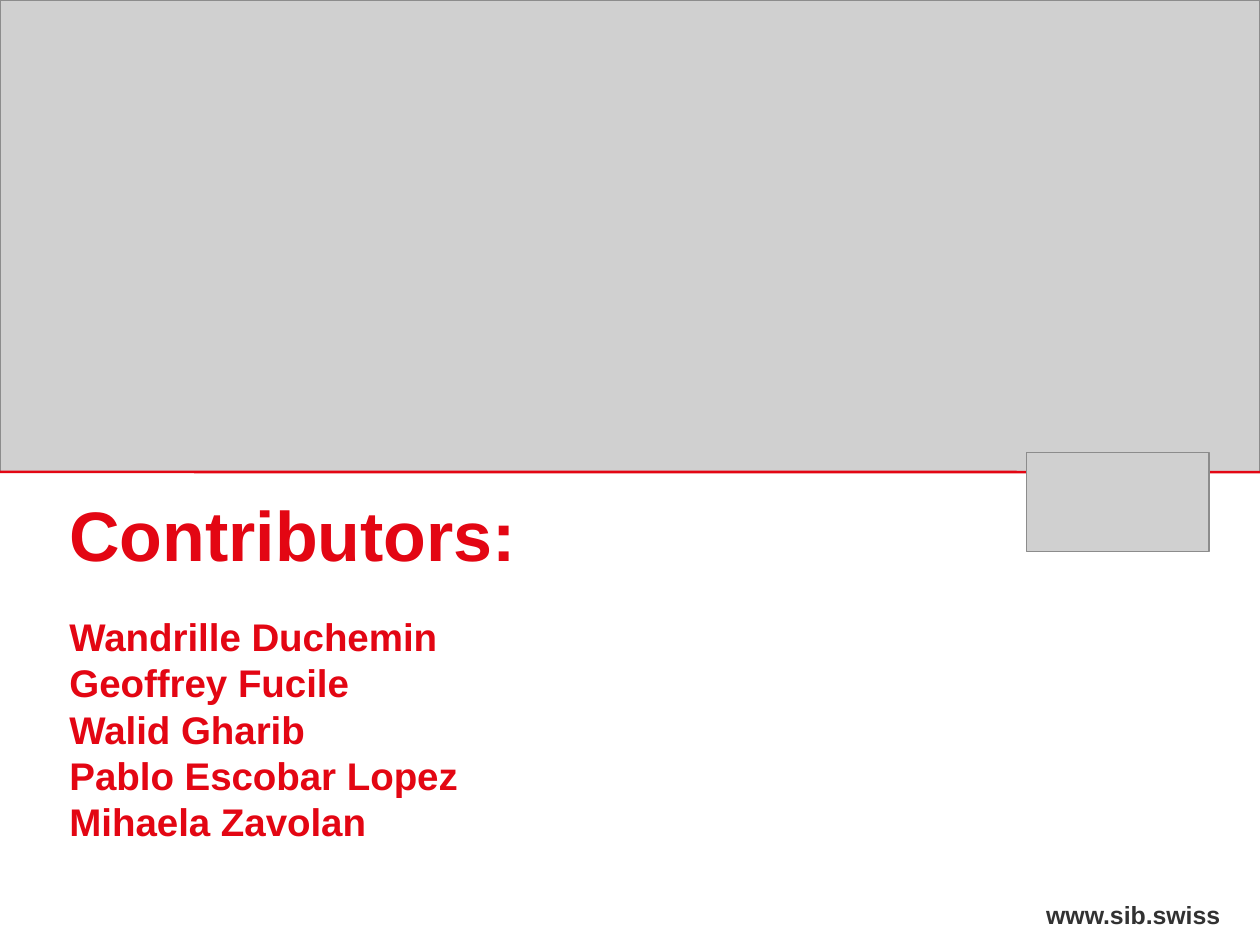
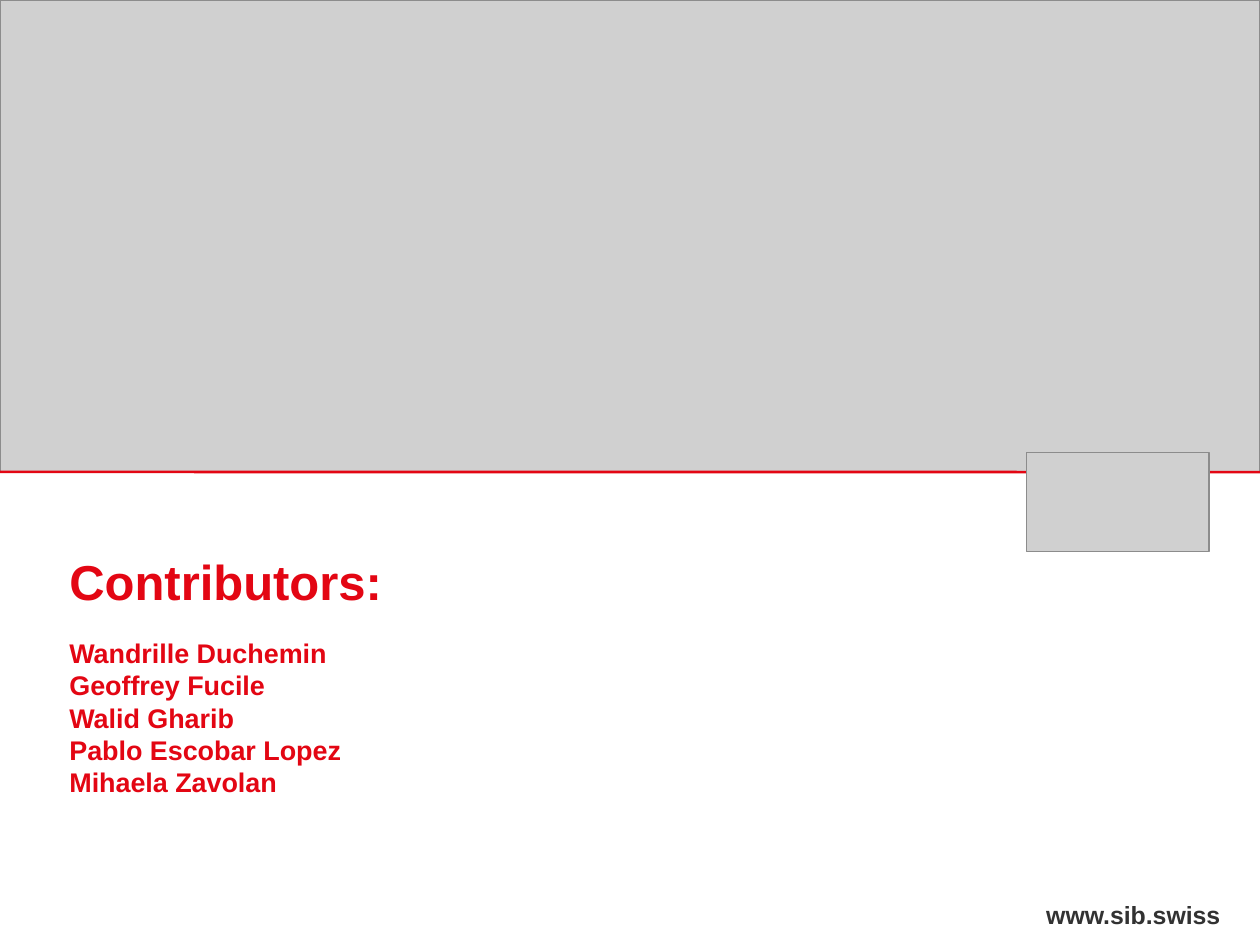
Before and after one commit to sib-swiss/RNAseq-introduction-training, a slide deck: slide 15 of docs/assets/pptx/RNA-Seq_03_trimming.pptx (slide 12 before the commit). Drawn at 1260x945 pixels with LibreOffice and Linux fonts; fonts in the diff are those of the drawing; grey boxes stand for pictures; background and template pictures are left out. Boxes give left, top, right and bottom in pixels: in the first picture for what was removed or moved away, otherwise in the second. Text is boxed around its words. In the diff, an @@ line names an element or a change of style, - is before the commit and + after.

```diff
--- a/docs/assets/pptx/RNA-Seq_03_trimming.pptx
+++ b/docs/assets/pptx/RNA-Seq_03_trimming.pptx
@@ text "Contributors: Wandrille Duchemin Geoffrey Fucile ..." at [69, 564, 382, 793]: size 40 to 28 pt in "Contributors:"; size 22 to 15.4 pt in "Wandrille Duchemin Geoffrey Fucile Walid Gharib Pablo ..." @@
```
Also in this commit, not shown: 2 other slides changed, 7 slides added, 4 slides removed, 6 other files.
